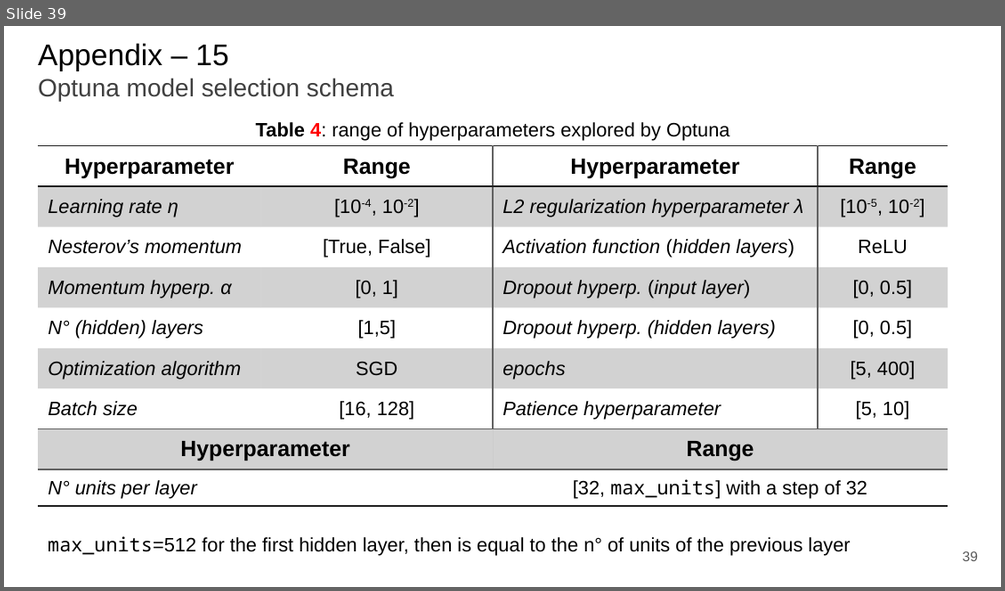
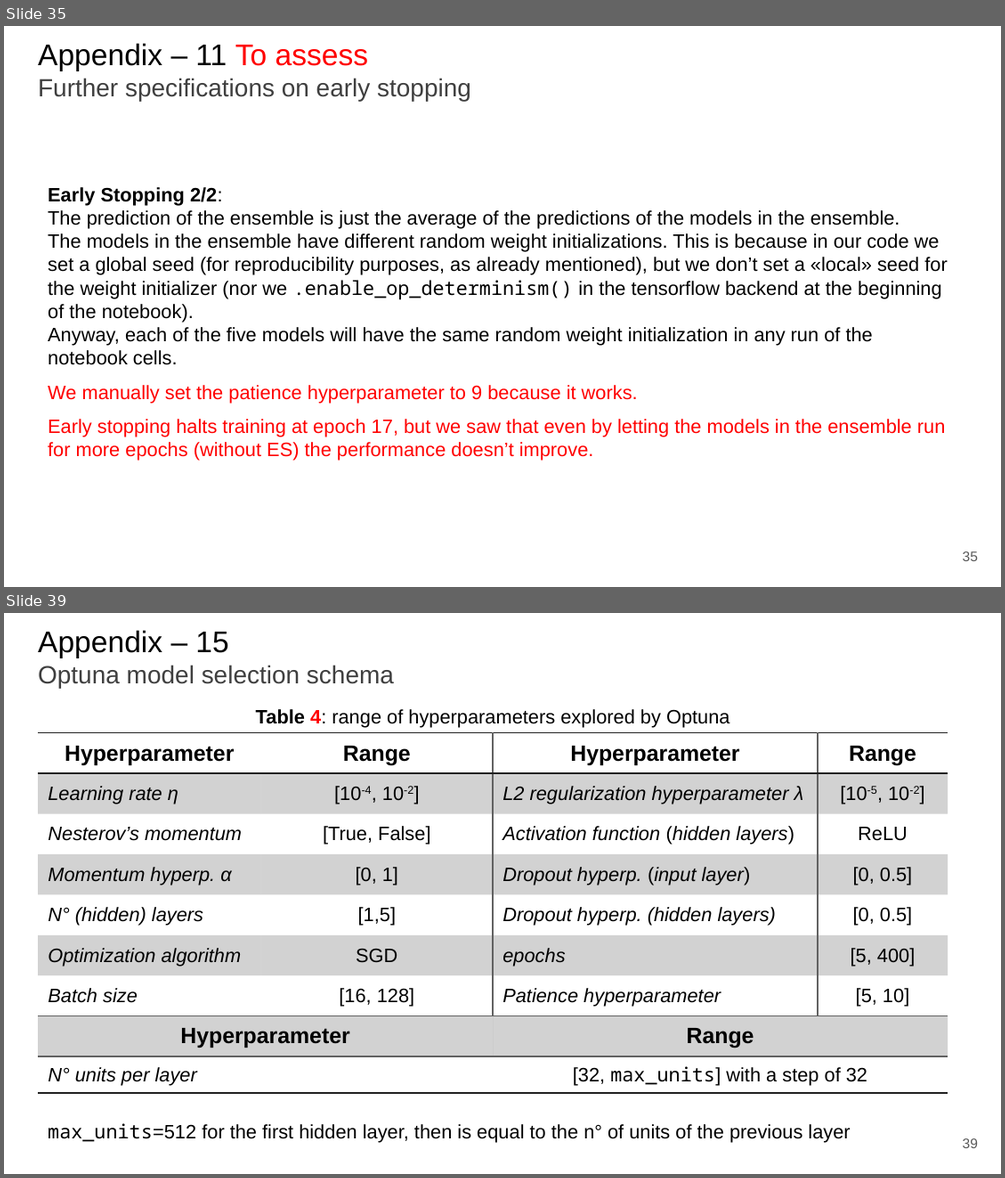
Before and after one commit to paolo-junior-mollica/machine-learning-project, a slide deck: relazione/ML-2023-PRJ-Slides-Demo.pptx. Shown one above the other, each under a label of ours: slide 39 before the commit, slides 35 and 39 after it; the slides between them are not shown. The pictures are 1005x591 and 1005x1178 pixels, drawn with LibreOffice and Linux fonts; fonts in the diff are those of the drawing. Boxes give left, top, right and bottom in pixels: in the first picture for what was removed or moved away, otherwise in the second. Text is boxed around its words. In the diff, an @@ line names an element or a change of style, - is before the commit and + after.

```diff
--- a/relazione/ML-2023-PRJ-Slides-Demo.pptx
+++ b/relazione/ML-2023-PRJ-Slides-Demo.pptx
@@ slide 35 added at bbox=[4, 26, 1001, 587], background #FFFFFF @@
@@ title added at bbox=[38, 43, 471, 101], 18 pt, text #3F3F3F @@
+Appendix – 11 To assess
+Further specifications on early stopping
@@ text added at bbox=[48, 187, 947, 365], 14 pt, text #000000 @@
+Early Stopping 2/2:
+The prediction of the ensemble is just the average of the predictions of the models in the ensemble.
+The models in the ensemble have different random weight initializations. This is because in our code we set a global seed (for reproducibility purposes, as already mentioned), but we don’t set a «local» seed for the weight initializer (nor we .enable_op_determinism() in the tensorflow backend at the beginning of the notebook).
+Anyway, each of the five models will have the same random weight initialization in any run of the notebook cells.
@@ text added at bbox=[48, 385, 638, 403], 14 pt, text #FF0000 @@
+We manually set the patience hyperparameter to 9 because it works.
@@ text added at bbox=[48, 418, 946, 460], 14 pt, text #FF0000 @@
+Early stopping halts training at epoch 17, but we saw that even by letting the models in the ensemble run for more epochs (without ES) the performance doesn’t improve.
@@ page number added at bbox=[963, 551, 978, 561], 10 pt, text #595959 @@
+35
```
Also in this commit, not shown: 10 slides changed, 1 other slide added, 1 slide removed.
